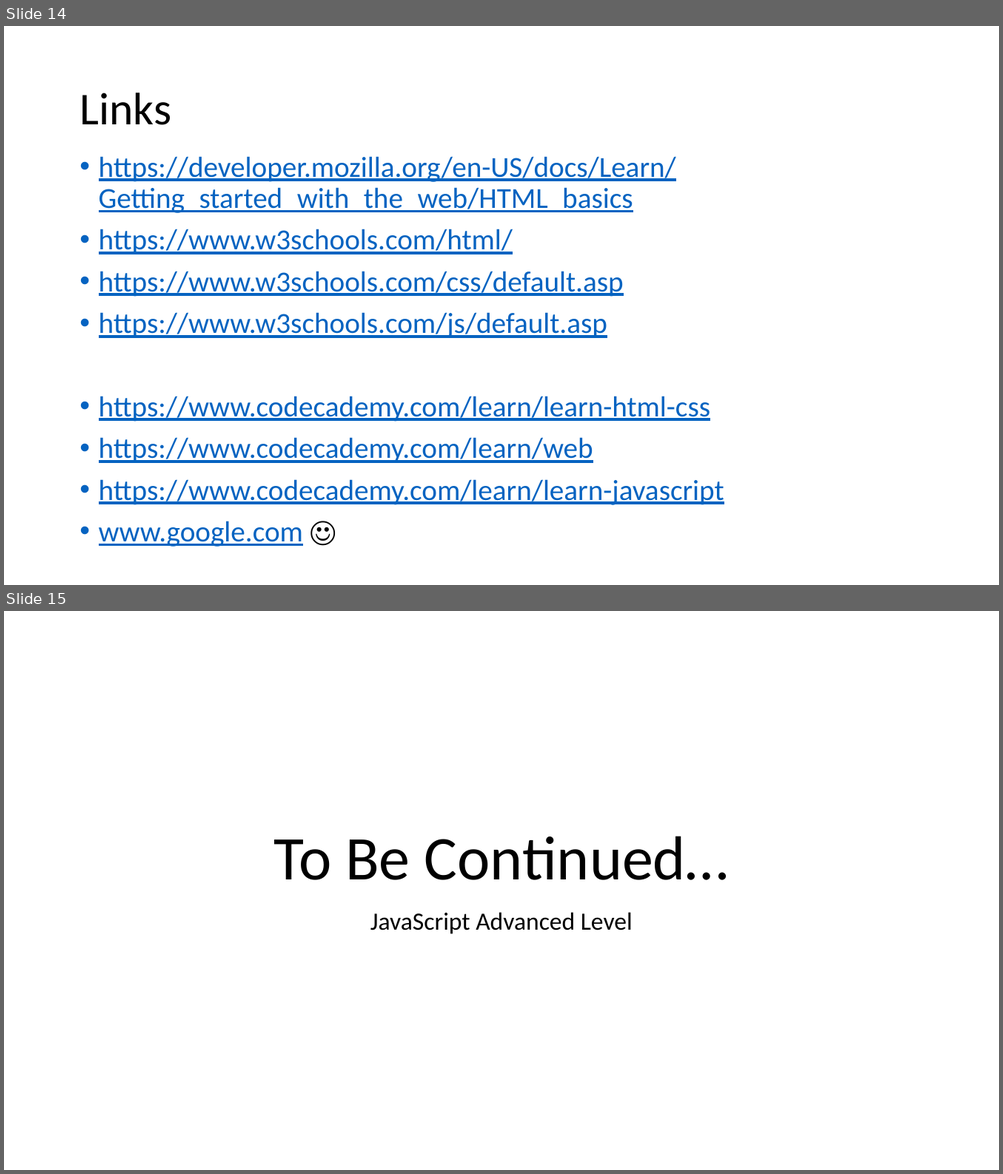
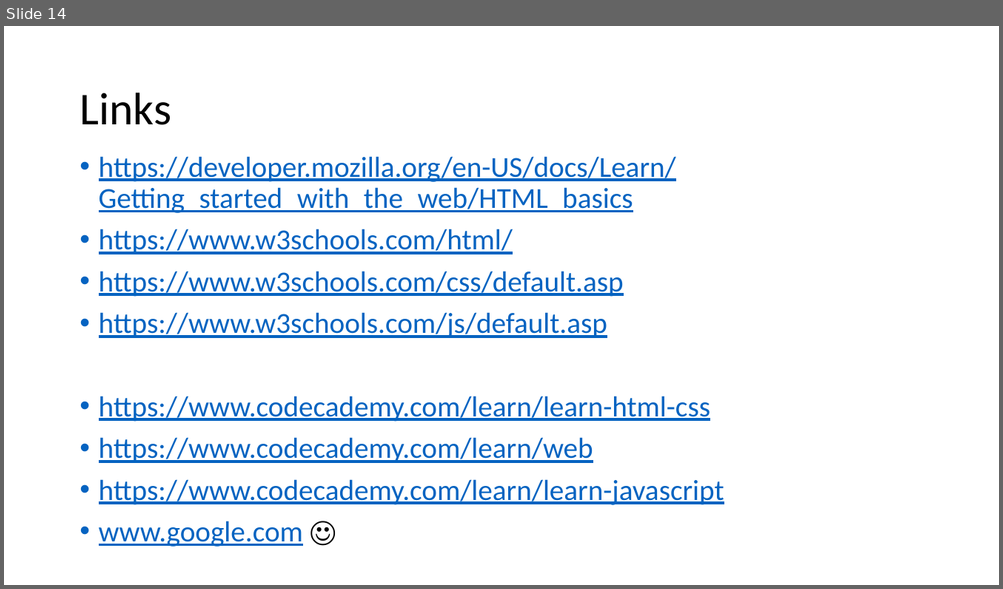
Before and after one commit to ekoodi/ekoodi.github.io, a slide deck: web-technologies/Webapps.pptx. Shown one above the other, each under a label of ours: slides 14 and 15 before the commit, slide 14 after it. The pictures are 1003x1174 and 1003x589 pixels, drawn with LibreOffice and Linux fonts; fonts in the diff are those of the drawing. Boxes give left, top, right and bottom in pixels: in the first picture for what was removed or moved away, otherwise in the second. Text is boxed around its words. In the diff, an @@ line names an element or a change of style, - is before the commit and + after.

```diff
--- a/web-technologies/Webapps.pptx
+++ b/web-technologies/Webapps.pptx
@@ slide 15 removed at box(4, 611, 999, 1170), background #FFFFFF @@
@@ title removed at box(274, 836, 728, 880) @@
-To Be Continued…
@@ subtitle removed at box(370, 912, 632, 934) @@
-JavaScript Advanced Level
```
Also in this commit, not shown: 1 slide changed, 3 slides added.
